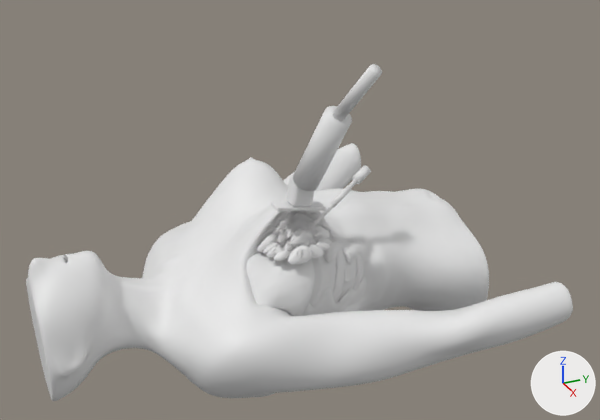
What one commit did to the glTF model model/breast_scene.glb.
The view is the same before and after, from a camera (50 mm lens) standing at (0.74, -0.282, 0.434) and looking at (0.022, 0.042, 0.074). The lights are fixed; the arrows at lower right show +X, +Y and +Z. The first picture is the older version. Where no turn or scale is listed for an object, it has been applied to the vertices. Vertices at exactly the same position are counted once.

In view in the first picture: 'body__body', 'duct__ducts', 'gland__glands', 'lesion__lump', 'muscle__muscles', 'needle__guide', 'needle__hub', 'needle__shaft', 'probe__cable', 'probe__handle' and 2 more.
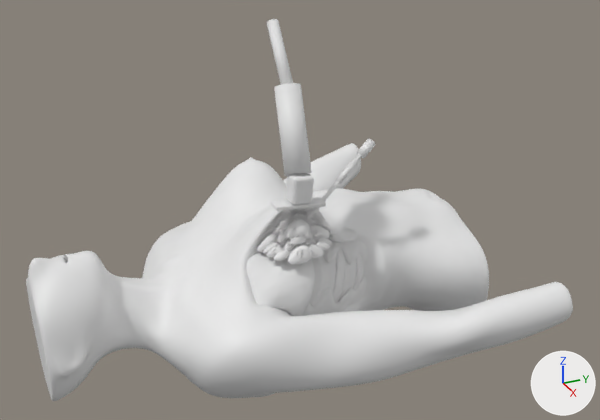
Where the newer file only moved an object's origin or applied its transform, the numbers keep the older frame.

What the commit changed:
me_cylinder is used by ob_needle__shaft; location (0.0673, 0.0468, 0.0879).
me_cylinder had 48 vertices, 92 faces and spanned x -0.0122..0.0122, y -0.0414..0.0414, z -0.027..0.027.
me_cylinder now has 48 vertices, 92 faces and spans x -0.0139..0.0121, y -0.041..0.0471, z -0.0157..0.053.
me_cylinder part 1: the whole mesh is multiplied about its middle by the matrix ((1.005, -0.025, 0.009), (-0.016, 1.081, -0.036), (-0.039, 0.154, 1.036)), then moved by (-0.0009, 0.0031, 0.0186).
Object 'lesion__lump' (ob_lesion__lump) moves from (0.0751, 0.0157, 0.0685) to (0.0751, 0.0157, 0.0805).
Object 'needle__guide' (ob_needle__guide) moves from (0.062, 0.0679, 0.1011) to (0.0601, 0.0746, 0.1255).
Object 'needle__hub' (ob_needle__hub) moves from (0.0554, 0.0944, 0.1177) to (0.0537, 0.0995, 0.1445).
Object 'probe__handle' (ob_probe__handle) moves from (0.101, 0.0271, 0.1701) to (0.0491, 0.0218, 0.1733).
Object 'probe__handle' (ob_probe__handle) turns from (28, 10, 90) to (28, -5.2, -90) degrees about x, y and z.
Object 'probe__cable' (ob_probe__cable) moves from (0.1444, 0.0379, 0.2327) to (0.0057, 0.0275, 0.2366).
Object 'probe__cable' (ob_probe__cable) turns from (42, 10, 90) to (42, -5.2, -90) degrees about x, y and z.

Location of each change, [x1, y1, x2, y2] in pixels of the pictures (600 x 420 px):
'probe__handle', moved, turned: before [293, 106, 352, 191]; after [274, 83, 312, 176]
'probe__cable', moved, turned: before [332, 64, 382, 121]; after [267, 19, 293, 84]
'needle__shaft', reshaped: before [310, 179, 357, 230]; after [304, 154, 362, 222]
'lesion__lump', moved: before [287, 230, 309, 250]; after [287, 218, 309, 238]
'needle__hub', moved: before [352, 165, 371, 184]; after [357, 138, 376, 158]
'needle__guide', moved: before [330, 185, 351, 208]; after [336, 160, 357, 184]
